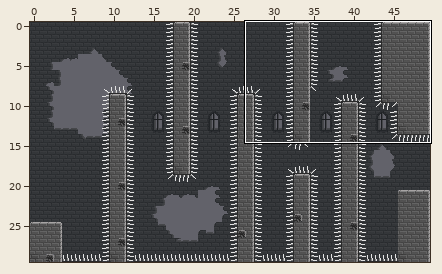
An edit to a level. Tiled map (JSON), Bin/Levels/Level_11.json. The picture above shows the old version from afar; the outline marks the close-up.
Close-up. As it was:
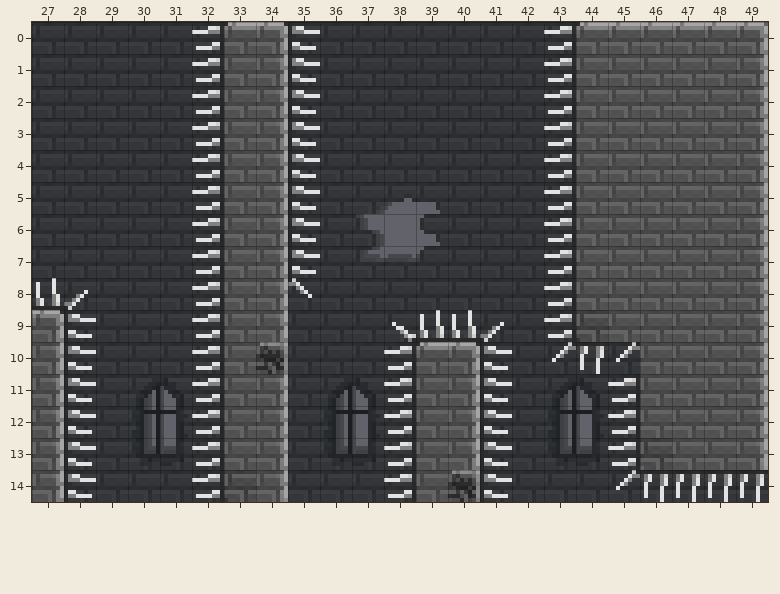
Cells are 8x8 px. Shown: x 27..49, y 0..14.
Once edited:
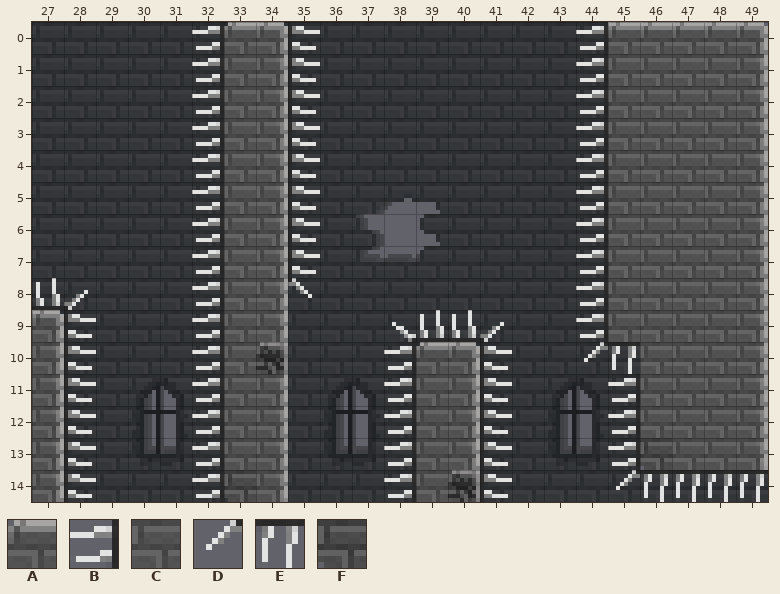
Key: from "passontileset": A 346, B 375, C 378, D 407, E 408, F 410.
_ is an empty cell, . an unchanged one.
Changes in this commit:
--- layer "FG1"
@@ x 43..45 @@
- 0 BA.
- 1 BC.
- 2 BC.
- 3 BC.
- 4 BC.
- 5 BC.
- 6 BC.
- 7 BC.
- 8 BC.
- 9 BF.
-10 DED
+ 0 _B.
+ 1 _B.
+ 2 _B.
+ 3 _B.
+ 4 _B.
+ 5 _B.
+ 6 _B.
+ 7 _B.
+ 8 _B.
+ 9 _B.
+10 _DE
